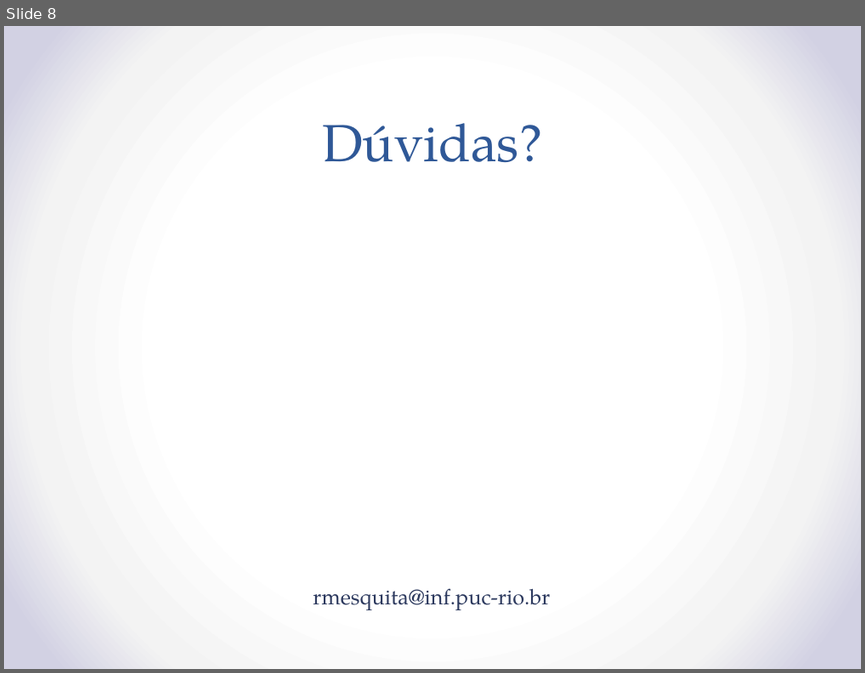
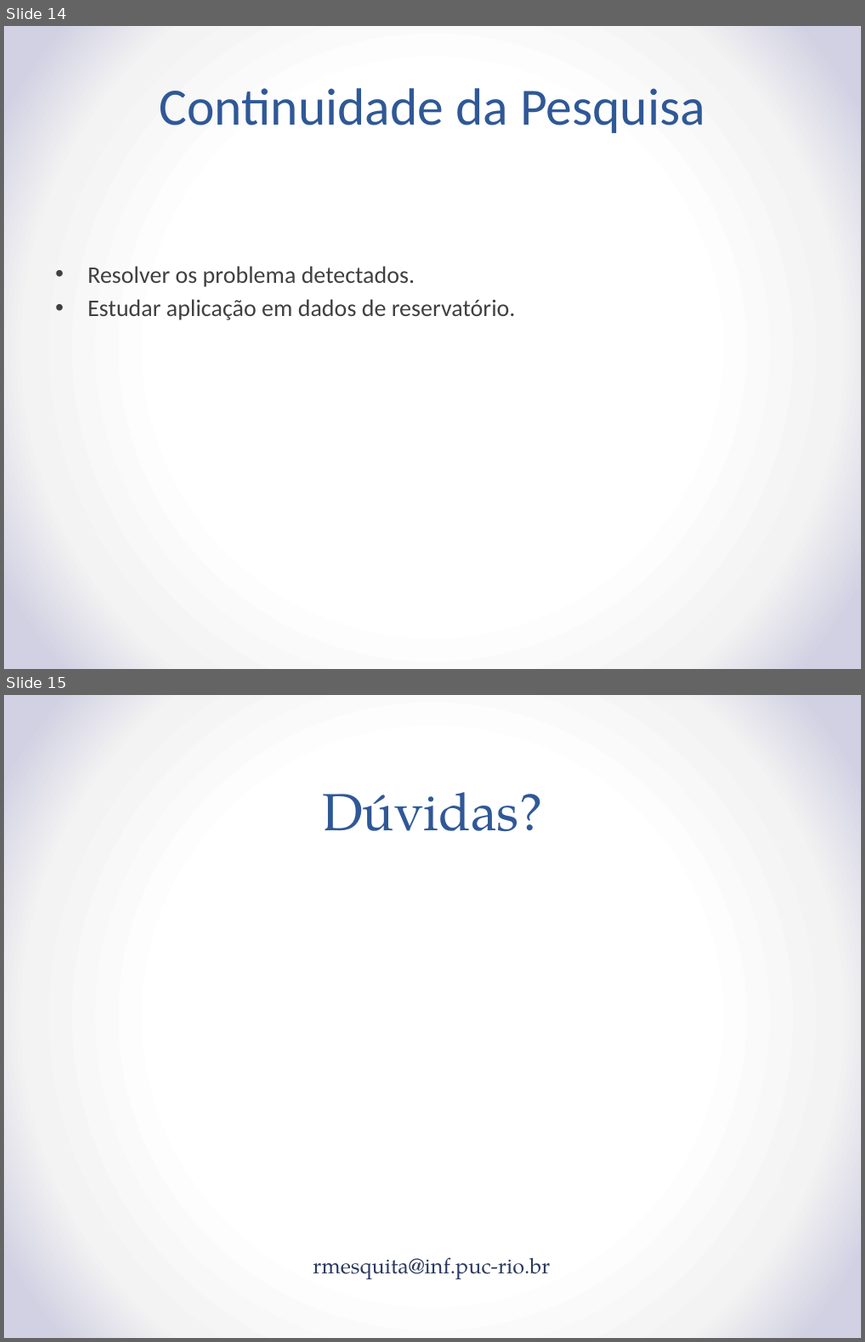
Before and after one commit to rustanitu/TFG, a slide deck: TransferFunctionResearch.pptx. Shown one above the other, each under a label of ours: slide 8 before the commit, slides 14 and 15 after it. The pictures are 865x673 and 865x1342 pixels, drawn with LibreOffice and Linux fonts; fonts in the diff are those of the drawing. Boxes give left, top, right and bottom in pixels: in the first picture for what was removed or moved away, otherwise in the second. Text is boxed around its words. In the diff, an @@ line names an element or a change of style, - is before the commit and + after.

```diff
--- a/TransferFunctionResearch.pptx
+++ b/TransferFunctionResearch.pptx
@@ slide 14 added at bbox=[4, 26, 861, 669], background gradient #FFFFFF to #F4F4F4 to #D2D1E3 @@
@@ title added at bbox=[159, 88, 705, 133], 44 pt, text #2F5897 @@
+Continuidade da Pesquisa
@@ text added at bbox=[87, 266, 516, 320], 20 pt, text #404040 @@
+• Resolver os problema detectados.
+• Estudar aplicação em dados de reservatório.
@@ what was slide 8 is now slide 15 @@
```
Also in this commit, not shown: 6 slides changed, 6 other slides added, 3 other files.
